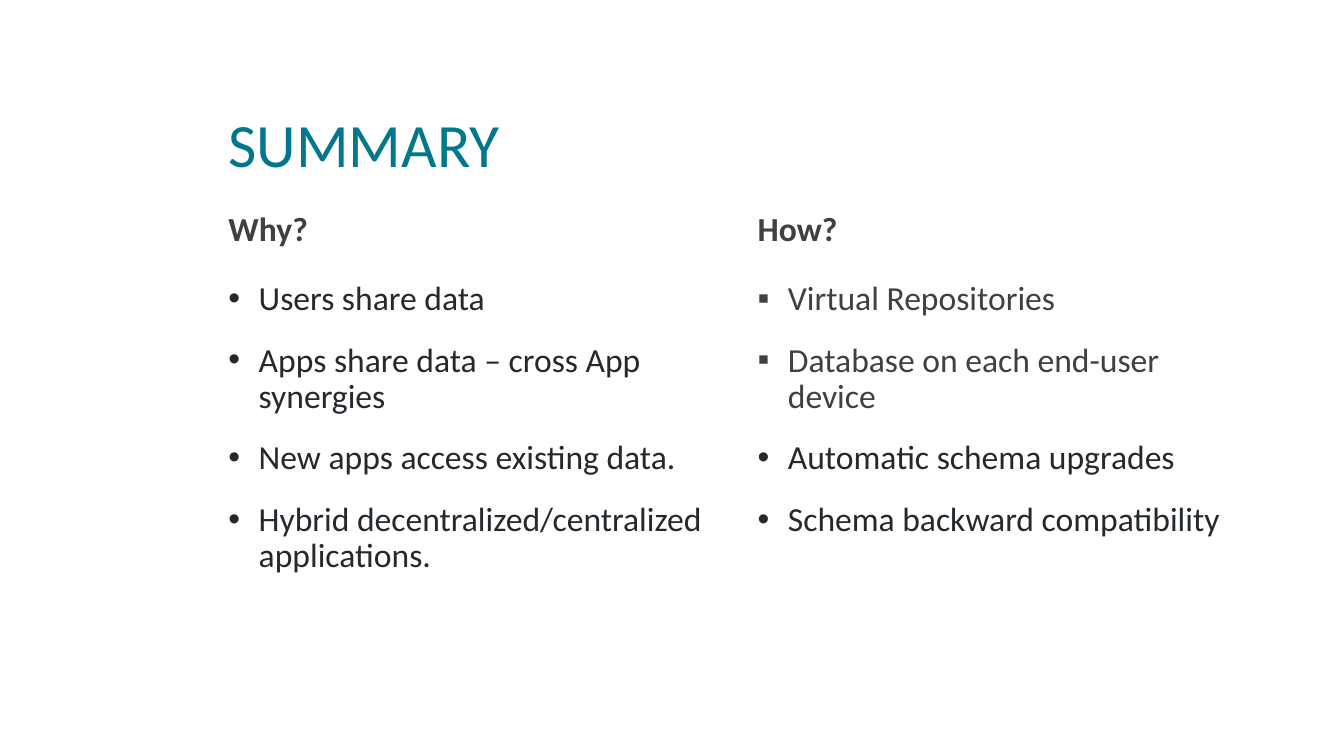
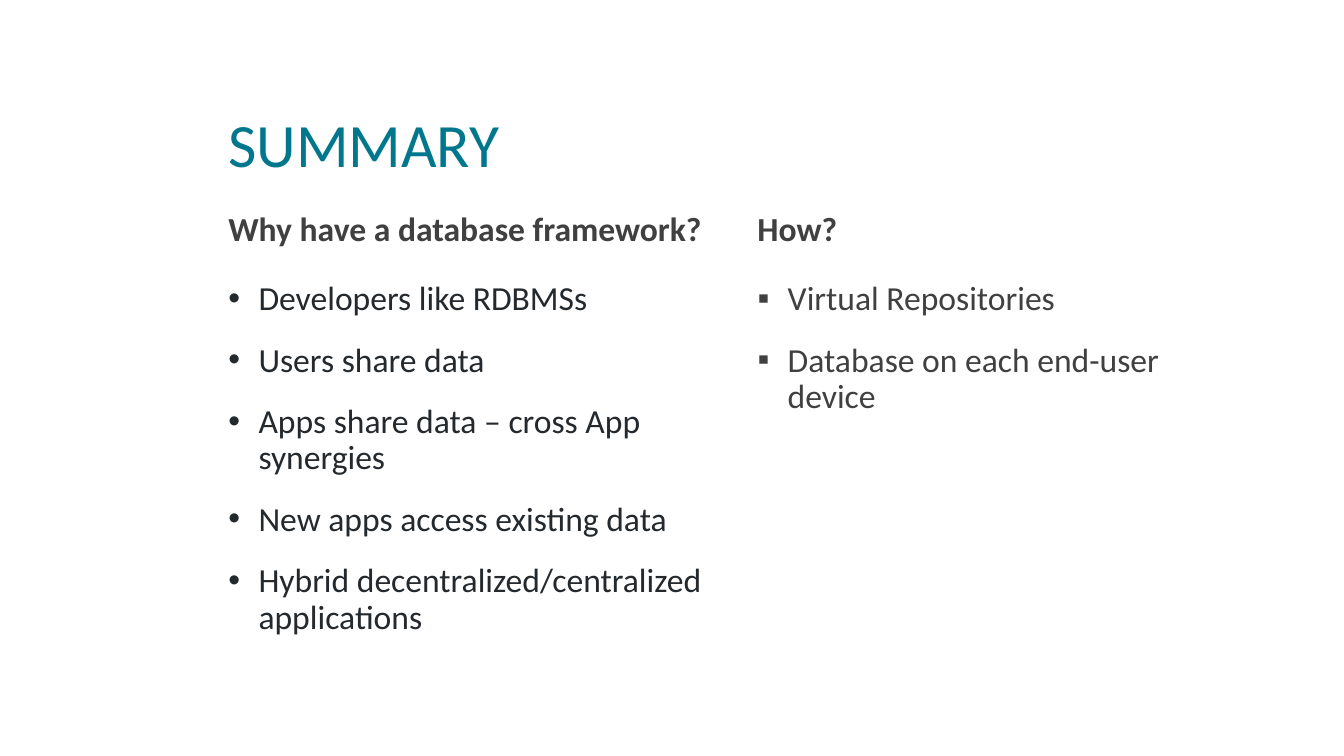
Before and after one commit to beyond-decentralized/AIRport, a slide deck: slide 3 of presentations/Open Web Foundry - Community Spotlight.pptx. Drawn at 1344x756 pixels with LibreOffice and Linux fonts; fonts in the diff are those of the drawing; background and template pictures are left out. Boxes give left, top, right and bottom in pixels: in the first picture for what was removed or moved away, otherwise in the second. Text is boxed around its words. In the diff, an @@ line names an element or a change of style, - is before the commit and + after.

```diff
--- a/presentations/Open Web Foundry - Community Spotlight.pptx
+++ b/presentations/Open Web Foundry - Community Spotlight.pptx
@@ text at box(228, 217, 702, 247): text changed @@
-Why?
+Why have a database framework?
@@ text at box(259, 286, 587, 316): paragraph added @@
+• Developers like RDBMSs
@@ text at box(788, 445, 1220, 537): paragraphs removed @@
-• Automatic schema upgrades
-• Schema backward compatibility
@@ text at box(259, 507, 701, 635): text changed @@
-• New apps access existing data.
-• Hybrid decentralized/centralized applications.
+• New apps access existing data
+• Hybrid decentralized/centralized applications
```
Also in this commit, not shown: 5 other slides changed, 1 slide added, 2 slides removed.
